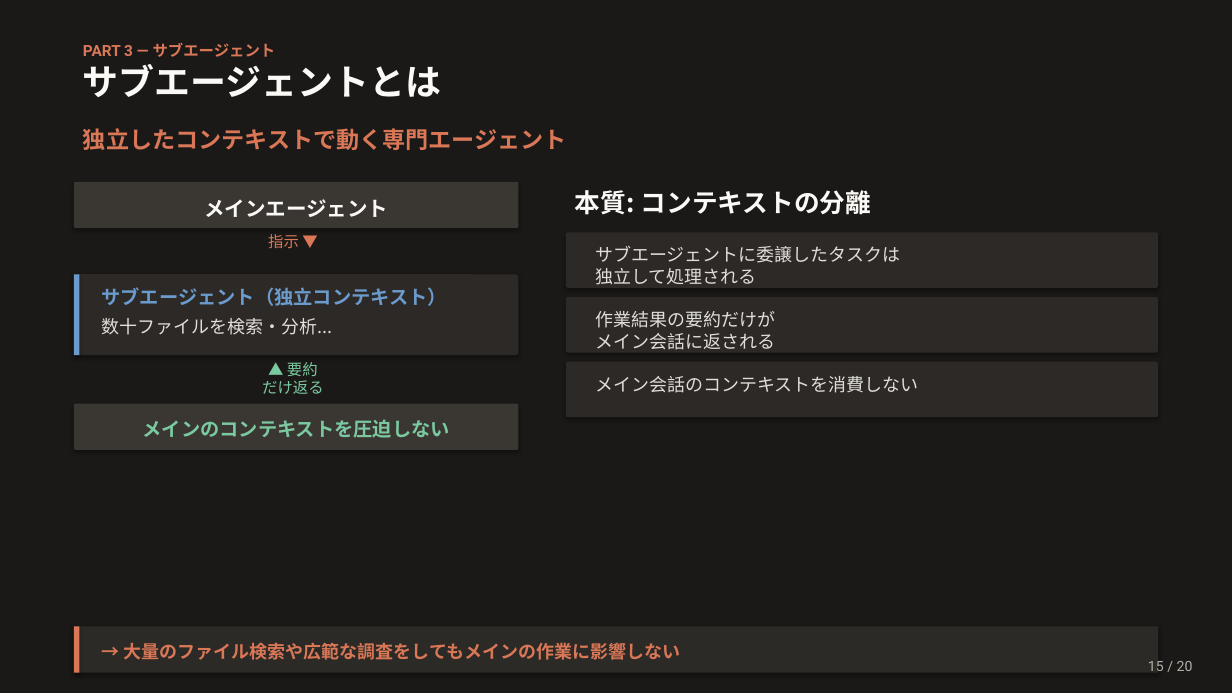
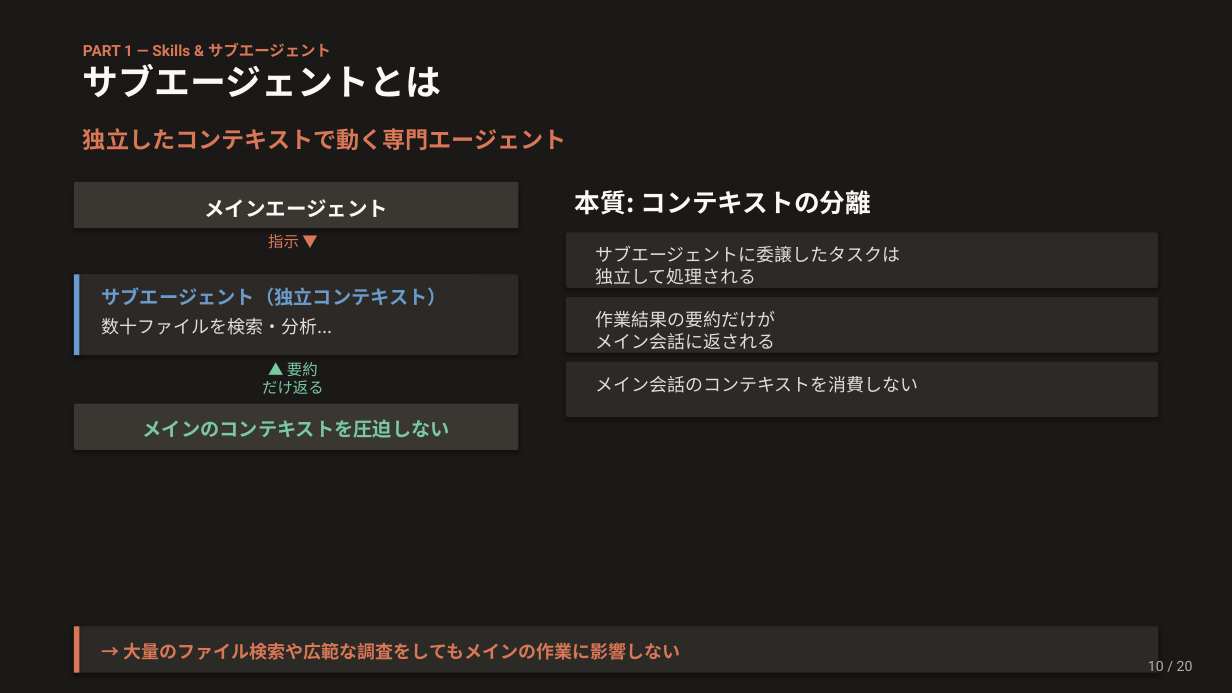
Before and after one commit to Ischca/zenn, a slide deck: slide 10 of slides/Claude_session3.pptx (slide 15 before the commit). Drawn at 1232x693 pixels with LibreOffice and Linux fonts; fonts in the diff are those of the drawing. Boxes give left, top, right and bottom in pixels: in the first picture for what was removed or moved away, otherwise in the second. Text is boxed around its words. In the diff, an @@ line names an element or a change of style, - is before the commit and + after.

```diff
--- a/slides/Claude_session3.pptx
+++ b/slides/Claude_session3.pptx
@@ text at [83,43,331,57]: text changed @@
-PART 3 — サブエージェント
+PART 1 — Skills & サブエージェント
@@ text at [1148,661,1193,671]: text changed @@
-15 / 20
+10 / 20
```
Also in this commit, not shown: 11 other slides changed, 8 slides added, 8 slides removed, 1 other file.
